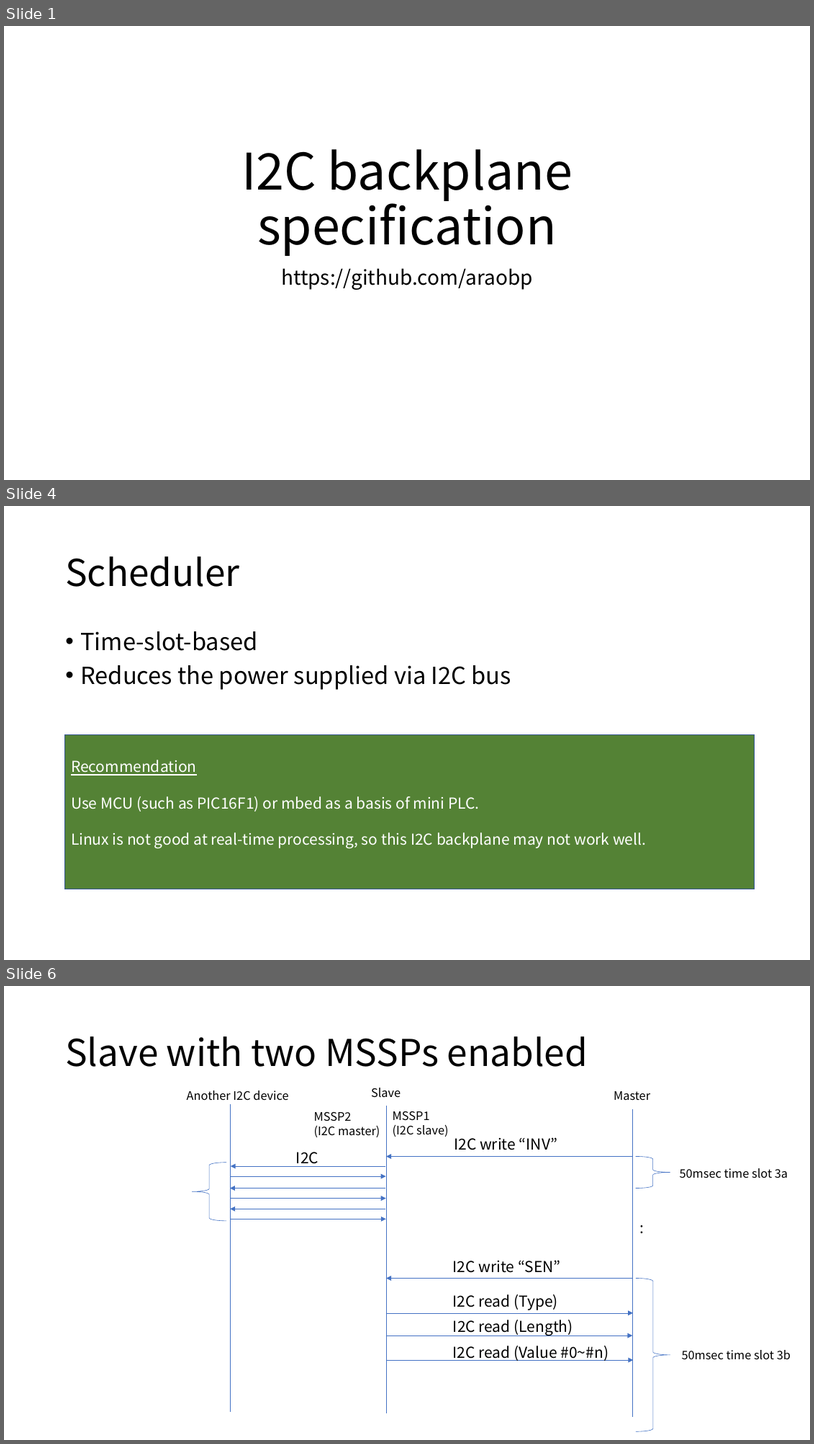
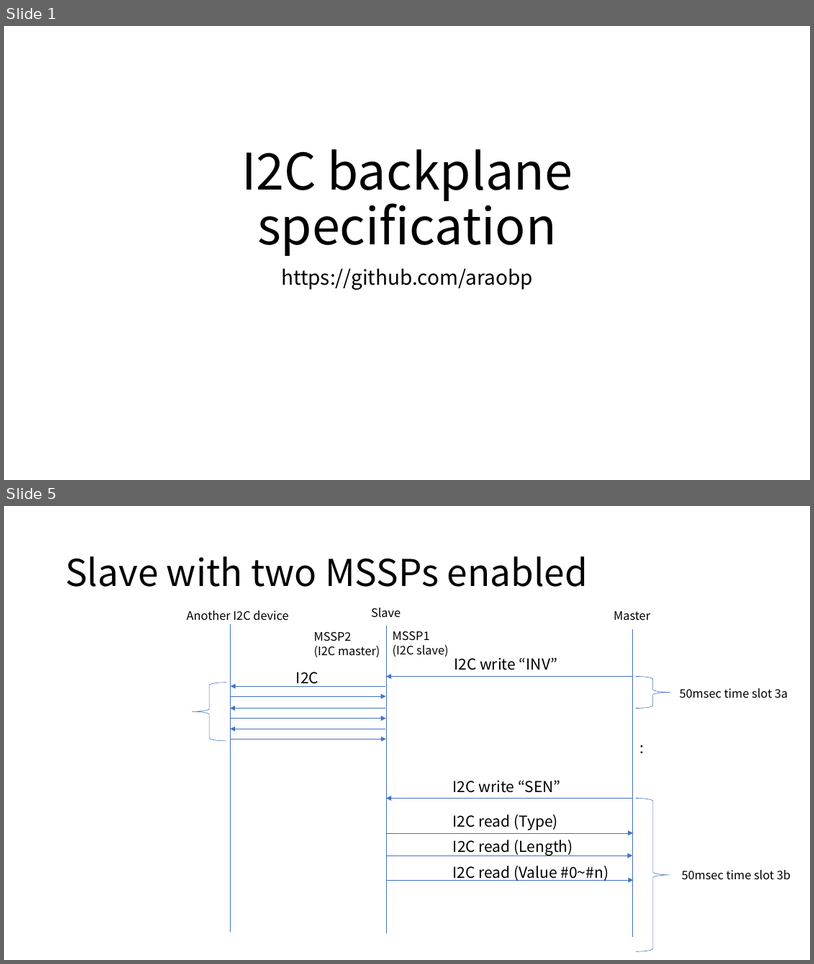
Before and after one commit to araobp/sensor-network, a slide deck: doc/I2C_BACKPLANE_SPEC.pptx. Shown one above the other, each under a label of ours: slides 1, 4 and 6 before the commit, slides 1 and 5 after it; the slides between them are not shown. The pictures are 814x1444 and 814x964 pixels, drawn with LibreOffice and Linux fonts; fonts in the diff are those of the drawing. Boxes give left, top, right and bottom in pixels: in the first picture for what was removed or moved away, otherwise in the second. Text is boxed around its words. In the diff, an @@ line names an element or a change of style, - is before the commit and + after.

```diff
--- a/doc/I2C_BACKPLANE_SPEC.pptx
+++ b/doc/I2C_BACKPLANE_SPEC.pptx
@@ slide 4 removed at [4,506,810,960], background #FFFFFF @@
@@ title removed at [65,556,239,587] @@
-Scheduler
@@ text removed at [80,631,512,690] @@
-• Time-slot-based
-• Reduces the power supplied via I2C bus
@@ rectangle removed at [65,735,756,888] @@
-Recommendation
-Use MCU (such as PIC16F1) or mbed as a basis of mini PLC.
-Linux is not good at real-time processing, so this I2C backplane may not work well.
@@ what was slide 6 is now slide 5 @@
```
Also in this commit, not shown: 3 slides changed, 14 other files.
